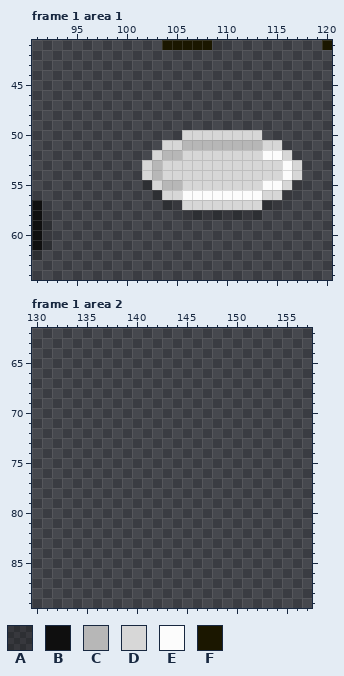
One commit to this pixel-art file: GameData/图片素材/build_item_5x5.aseprite. Above: the version before the commit.
160x160 pixels, 17 frames. Pixels under 10% opacity are left out. Colours within 5 levels of each other are drawn and written as one. Shown: frame 1 area 1: x 91..120, y 41..64; frame 1 area 2: x 130..157, y 62..89.
Palette (. is transparent): A #0303023a  B #0f0f0f  C #b7b7b7  D #d7d7d7  E #fcfcfc  F #1b1700
Pixels before, frame 1 area 1, first column x 91:
41 .............FFFFFA..........F
42 ..............................
43 ..............................
44 ..............................
45 ..............................
46 ..............................
47 ..............................
48 ..............................
49 ..............................
50 ...............DDDDDDDD.......
51 .............DDCCCCCCCCDD.....
52 ............DCCDDDDDDDDEED....
53 ...........DCDDDDDDDDDDDDED...
54 ...........DCDDDDDDDDDDDDED...
55 ...........ADCCDDDDDDDDEEDA...
56 ............ADDEEEEEEEEDDA....
57 B............AADDDDDDDDAA.....
58 BA.............AAAAAAAA.......
59 BA............................
60 BA............................
61 BA............................
62 A.............................
The same view after the edit:
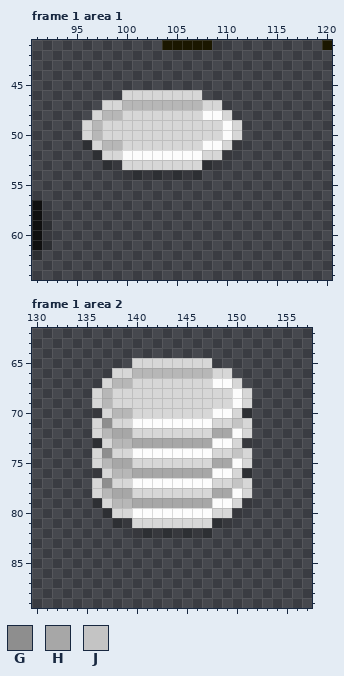
Colours new in this view: G #8e8e8e  H #a7a7a7  J #c4c4c4
Changes in this commit:
Frame 1 area 1, layer "details":
y 46: x 100..107 ........ -> DDDDDDDD
y 47: x 98..109 ............ -> DDCCCCCCCCDD
y 48: x 97..110 .............. -> DCCDDDDDDDDEED
y 49: x 96..111 ................ -> DCDDDDDDDDDDDDED
y 50: x 96..105 .......... -> DCDDDDDDDD; x 110 D -> E; x 112..113 DD -> ..
y 51: x 96..103 ........ -> ADCCDDDD; x 106..115 CCCCCCCCDD -> DDEEDA....
y 52: x 97..107 ......DCCDD -> ADDEEEEEEEE; x 110..116 DDDDEED -> A......
y 53: x 98..101 .... -> AADD; x 103 C -> D; x 108..117 DDDDDDDDED -> AA........
y 54: x 100..117 ..DCDDDDDDDDDDDDED -> AAAAAAAA..........
y 55: x 102..117 ADCCDDDDDDDDEEDA -> ................
y 56: x 103..116 ADDEEEEEEEEDDA -> ..............
y 57: x 104..115 AADDDDDDDDAA -> ............
y 58: x 106..113 AAAAAAAA -> ........
Frame 1 area 2, layer "details":
y 65: x 140..147 ........ -> DDDDDDDD
y 66: x 138..149 ............ -> DDCCCCCCCCDD
y 67: x 137..150 .............. -> DCCDDDDDDDDEED
y 68..69: x 136..151 ................ -> DCDDDDDDDDDDDDED
y 70: x 136..151 ................ -> ADCCDDDDDDDDEEDA
y 71: x 136..151 ................ -> DGDDEEEEEEEEDDJD
y 72: x 136..151 ................ -> DCHHDDDDDDDDHHED
y 73: x 136..151 ................ -> ADCCHHHHHHHHEEDA
y 74: x 136..151 ................ -> DGDDEEEEEEEEDDJD
y 75: x 136..151 ................ -> DCHHDDDDDDDDHHED
y 76: x 136..151 ................ -> ADCCHHHHHHHHEEDA
y 77: x 136..151 ................ -> DGDDEEEEEEEEDDJD
y 78: x 136..151 ................ -> DCHHDDDDDDDDHHED
y 79: x 136..151 ................ -> ADCCHHHHHHHHEEDA
y 80: x 137..150 .............. -> ADDEEEEEEEEDDA
y 81: x 138..149 ............ -> AADDDDDDDDAA
y 82: x 140..147 ........ -> AAAAAAAA
Pixel boxes of the changes (left, top, right, bottom) in both pictures:
changed: (82, 90, 302, 220)
added: (92, 358, 252, 538)
